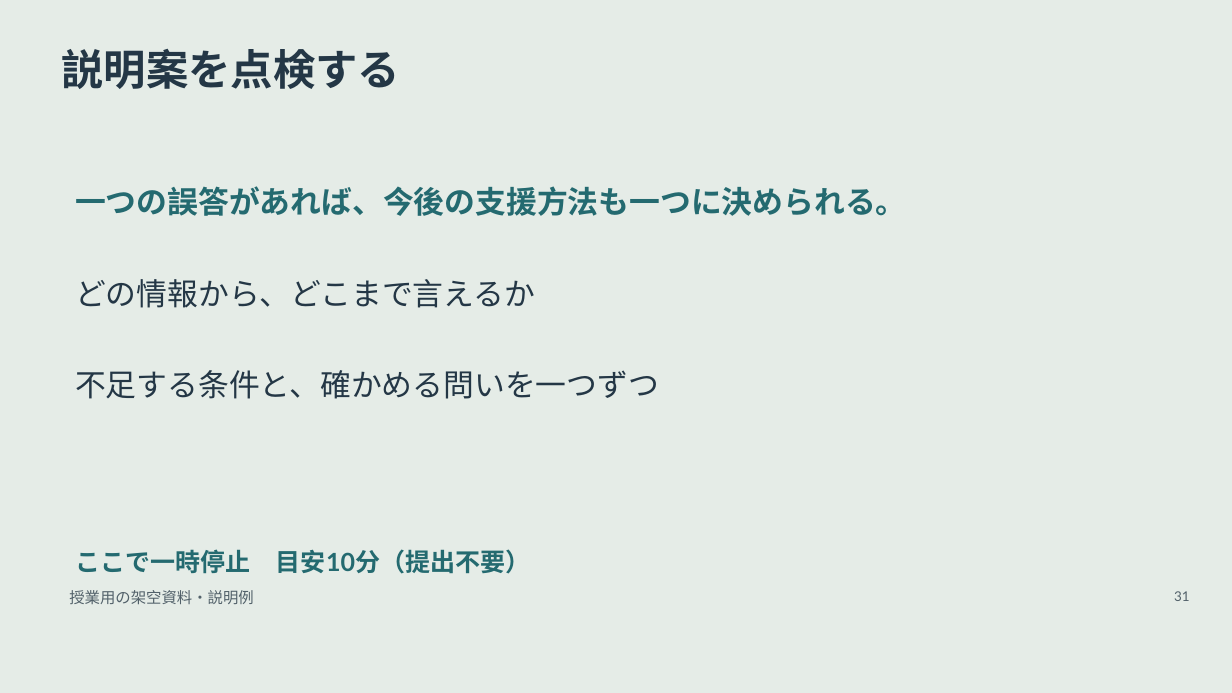
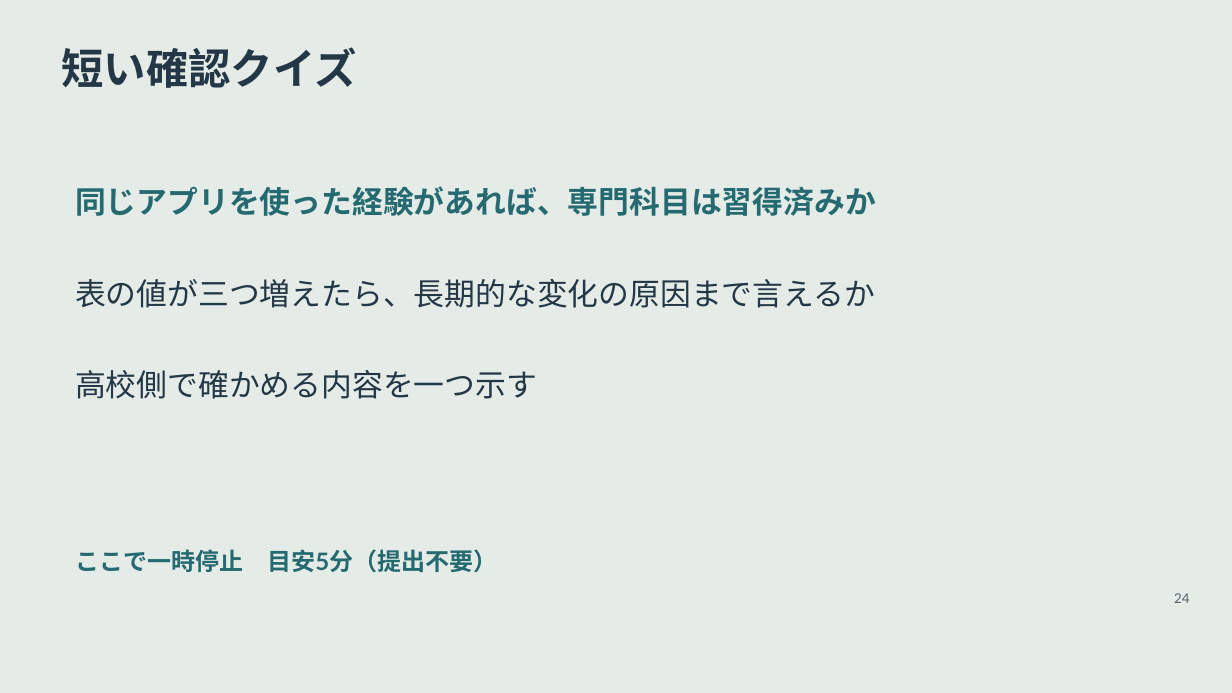
Before and after one commit to zooc-14calbp/industrial-education-ii, a slide deck: slide 24 of lessons/10/slides.pptx (slide 31 before the commit). Drawn at 1232x693 pixels with LibreOffice and Linux fonts; fonts in the diff are those of the drawing. Boxes give left, top, right and bottom in pixels: in the first picture for what was removed or moved away, otherwise in the second. Text is boxed around its words. In the diff, an @@ line names an element or a change of style, - is before the commit and + after.

```diff
--- a/lessons/10/slides.pptx
+++ b/lessons/10/slides.pptx
@@ text at bbox=[62, 47, 357, 88]: text changed @@
-説明案を点検する
+短い確認クイズ
@@ text at bbox=[75, 186, 876, 216]: text changed @@
-一つの誤答があれば、今後の支援方法も一つに決められる。
+同じアプリを使った経験があれば、専門科目は習得済みか
@@ text at bbox=[75, 279, 875, 308]: text changed @@
-どの情報から、どこまで言えるか
+表の値が三つ増えたら、長期的な変化の原因まで言えるか
@@ text at bbox=[75, 370, 537, 399]: text changed @@
-不足する条件と、確かめる問いを一つずつ
+高校側で確かめる内容を一つ示す
@@ text at bbox=[75, 549, 497, 572]: text changed; size 19.5 to 18.8 pt @@
-ここで一時停止 目安10分（提出不要）
+ここで一時停止 目安5分（提出不要）
@@ text removed at bbox=[69, 590, 254, 604] @@
-授業用の架空資料・説明例
@@ text removed at bbox=[1174, 591, 1190, 601] @@
-31
@@ text added at bbox=[1174, 593, 1190, 603], 10.5 pt, text #52616A @@
+24
```
Also in this commit, not shown: 3 other slides changed, 23 slides added, 32 slides removed, 28 other files.
